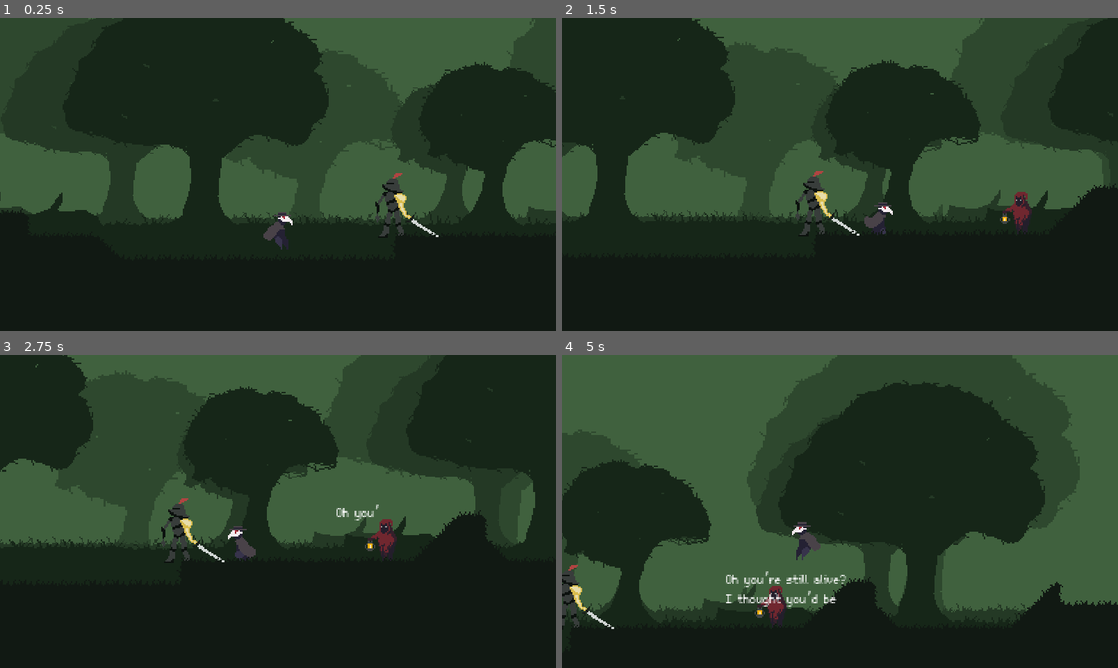
Above: before the commit, frames 1-4 (two rows, left to right).
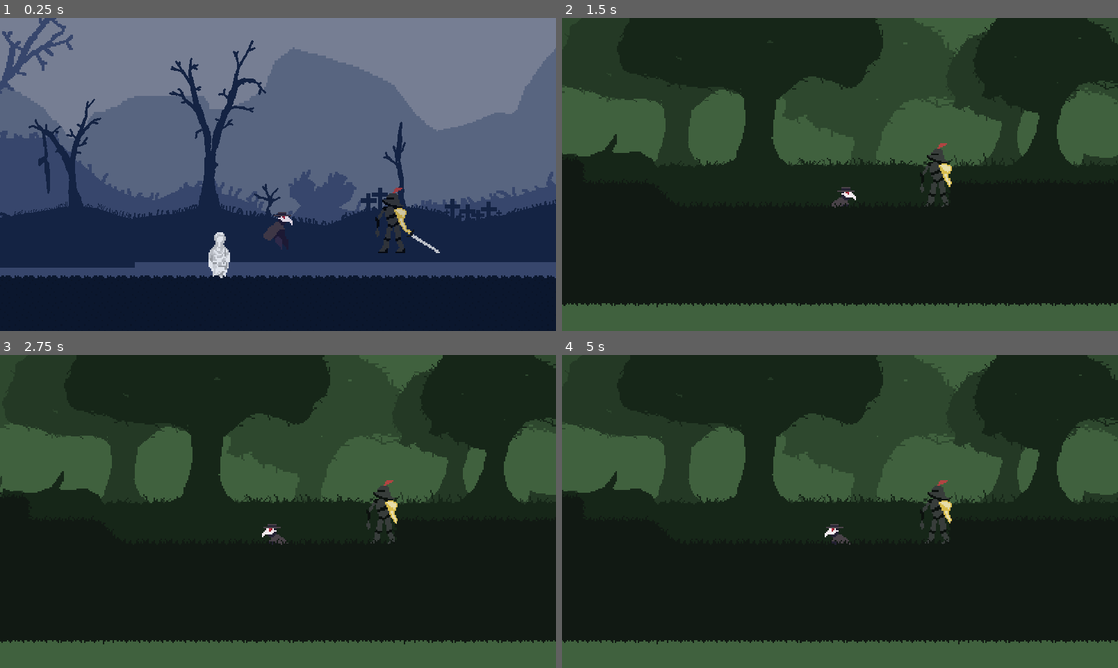
Above: after the commit, the same moments.

Repository: UVASGD/spring-2024-metroidvania
Game: Godot game, scene res://Scenes/Stages/world.tscn
The game is run twice, just before and just after one commit, with the same random seed, the same clock (stepped at 60 frames per second) and the same inputs.
Inputs (mouse positions are in pixels of both pictures, inside the frame that each line leads up to):
- Up to frame 1 (0.25 s): no input
- Up to frame 2 (1.5 s): move the mouse to (962, 158) at 0.52 s; hold D (move_right) from 0.53 s (still down); tap Shift (dash) at 0.6 s; tap Space (jump) at 0.77 s; tap E (interact) at 0.8, 1.35 s; move the mouse to (728, 190) at 1.27 s
- Up to frame 3 (2.75 s): tap Space (jump) at 1.52 s; tap Shift (dash) at 1.55 s; move the mouse to (333, 442) at 2.02 s; release D (move_right) at 2.03 s; hold A (move_left) from 2.03 s (still down); click (333, 442) at 2.1 s; tap E (interact) at 2.3 s
- Up to frame 4 (5 s): move the mouse to (812, 574) at 2.77 s; release A (move_left) at 2.78 s; hold D (move_right) 2.78-4.28 s; tap Shift (dash) at 2.85, 4.35 s; tap Space (jump) at 3.02, 3.77, 4.52 s; move the mouse to (1006, 558) at 3.52 s; tap E (interact) at 3.6 s; move the mouse to (673, 464) at 4.27 s; hold A (move_left) from 4.28 s (still down)

The runs differ from the first frame. In frame 1, 99% of the frame differs, in the area x 0-100%, y 0-100%; in frame 2, 52%; in frame 3, 44%; in frame 4, 67%.

Commit message:
added statues for testing, added temporary system for level changes

Diff:
--- a/Scenes/Player/player.gd
+++ b/Scenes/Player/player.gd
@@ -85,7 +85,7 @@
 func _on_hurtbox_area_entered(area):
 	receive_damage(area.damage)
 
-func receive_damage(damage):
+func receive_damage(damage : int):
 	self.current_health -= damage
 	print("The player took " + str(damage) + " damage!")
 	if current_health <= 0:
@@ -103,7 +103,6 @@
 	if(closest_area != null):
 		var parent = closest_area.get_parent()
 		parent.interact()
-	print("I am now interacting!")
 
 func _on_interact_area_area_entered(area):
 	if(area.name == "InteractableArea"):
--- a/Scenes/Stages/stageTemplate.tscn
+++ b/Scenes/Stages/stageTemplate.tscn
@@ -74,7 +74,7 @@
 
 [sub_resource type="TileSet" id="TileSet_typ1f"]
 physics_layer_0/collision_layer = 1
-physics_layer_0/collision_mask = 6
+physics_layer_0/collision_mask = 134
 sources/0 = SubResource("TileSetAtlasSource_xwsqa")
 sources/1 = SubResource("TileSetAtlasSource_e2mvi")
 sources/3 = SubResource("TileSetAtlasSource_xcx27")
--- /dev/null
+++ b/Scenes/Stages/statue_test.tscn
@@ -0,0 +1,14 @@
+[gd_scene load_steps=2 format=3 uid="uid://b61qfosyp44br"]
+
+[ext_resource type="Texture2D" uid="uid://d15pya3rxa1uu" path="res://Assets/Sprites/World/statue2.png" id="1_ofkr3"]
+
+[node name="StatueTest" type="RigidBody2D"]
+collision_layer = 128
+collision_mask = 3
+metadata/_edit_lock_ = true
+
+[node name="Sprite2D" type="Sprite2D" parent="."]
+texture = ExtResource("1_ofkr3")
+
+[node name="CollisionPolygon2D" type="CollisionPolygon2D" parent="."]
+polygon = PackedVector2Array(-2, -16, -4, -14, -4, -10, -3, -7, -8, -2, -8, 8, -6, 11, -6, 16, 5, 16, 5, 11, 7, 5, 7, -2, 2, -7, 4, -10, 4, -13, 2, -16)
--- a/Scenes/Stages/world.gd
+++ b/Scenes/Stages/world.gd
@@ -1,4 +1,28 @@
 extends Node2D
+
+@onready var beach_stage_2 : PackedScene = preload("res://Scenes/Stages/Beach/beach_stage_2.tscn")
+@onready var forest_stage_1 : PackedScene = preload("res://Scenes/Stages/Forest/forest_stage_1.tscn")
+
+@onready var current_stage
 
 func _ready():
 	RenderingServer.set_default_clear_color(Color.LIGHT_SLATE_GRAY)
+	spawn_stage(beach_stage_2)
+
+func _process(_delta):
+	if Input.is_action_just_pressed("dash"):
+		change_stage(forest_stage_1)
+
+func change_stage(new_stage : PackedScene):
+	get_tree().paused = true
+	despawn_stage()
+	spawn_stage(new_stage)
+	get_tree().paused = false
+
+func spawn_stage(stage : PackedScene):
+	var stage_inst = stage.instantiate()
+	add_child(stage_inst)
+	current_stage = stage_inst
+
+func despawn_stage():
+	current_stage.queue_free()
--- a/Scenes/Stages/world.tscn
+++ b/Scenes/Stages/world.tscn
@@ -2,8 +2,8 @@
 
 [ext_resource type="Script" path="res://Scenes/Stages/world.gd" id="1_5umtl"]
 [ext_resource type="PackedScene" uid="uid://dpxt2ugpyaslm" path="res://Scenes/Player/player.tscn" id="2_afue0"]
-[ext_resource type="PackedScene" uid="uid://dvxsmqh531xpw" path="res://Scenes/Stages/Forest/forest_stage_1.tscn" id="3_ki2fu"]
 [ext_resource type="PackedScene" uid="uid://dibsl187r5dm6" path="res://Scenes/Enemies/enemy_knight.tscn" id="4_bolh6"]
+[ext_resource type="PackedScene" uid="uid://b61qfosyp44br" path="res://Scenes/Stages/statue_test.tscn" id="4_kj45d"]
 
 [node name="World" type="Node2D"]
 script = ExtResource("1_5umtl")
@@ -14,5 +14,5 @@
 [node name="Player" parent="." instance=ExtResource("2_afue0")]
 position = Vector2(-178, 253)
 
-[node name="ForestStage1" parent="." instance=ExtResource("3_ki2fu")]
-script = ExtResource("1_5umtl")
+[node name="StatueTest" parent="." instance=ExtResource("4_kj45d")]
+position = Vector2(-218, 272)
--- a/project.godot
+++ b/project.godot
@@ -80,6 +80,7 @@
 2d_physics/layer_5="EnemyAttacks"
 2d_physics/layer_6="Pickups"
 2d_physics/layer_7="Interactions"
+2d_physics/layer_8="Rigidbodies"
 
 [rendering]
 
Binary file added: Assets/Sprites/World/Pillar.png
Not shown, added: Assets/Sprites/World/Pillar.png.import
Binary file added: Assets/Sprites/World/Statue1.png
Not shown, added: Assets/Sprites/World/Statue1.png.import
Binary file added: Assets/Sprites/World/Statue3.png
Not shown, added: Assets/Sprites/World/Statue3.png.import
Binary file added: Assets/Sprites/World/Statue4.png
Not shown, added: Assets/Sprites/World/Statue4.png.import
Binary file added: Assets/Sprites/World/statue2.png
Not shown, added: Assets/Sprites/World/statue2.png.import
